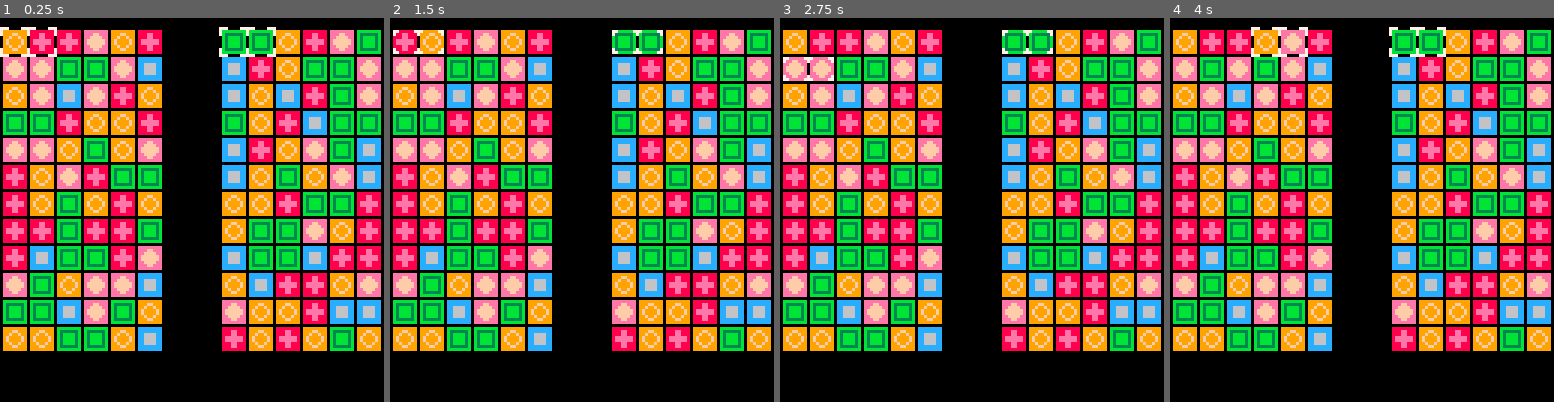
Above: before the commit, frames 1-4 (left to right).
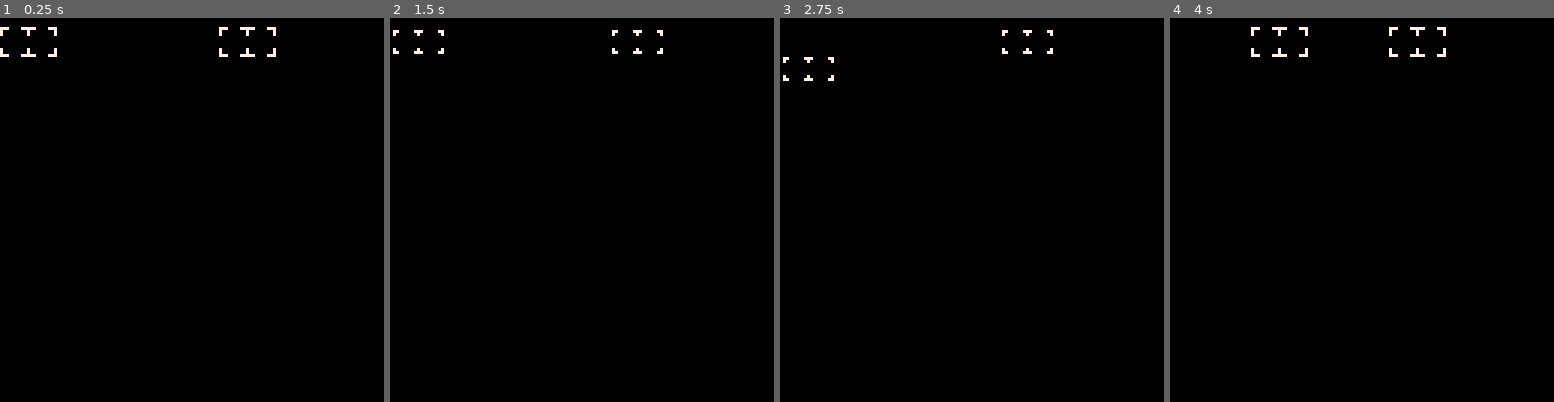
Above: after the commit, the same moments.

Repository: stevelavietes/pico8carts
Game: PICO-8 cartridge pa.p8
Same seed, same stepped clock (60 frames per second), same inputs: the game is played once before the commit and once after it.
Inputs:
- Up to frame 1 (0.25 s): no input
- Up to frame 2 (1.5 s): tap O (Z key) at 0.33, 0.7, 1.43 s
- Up to frame 3 (2.75 s): hold Left 1.97-2.37 s; tap O (Z key) at 2.22 s; hold Down from 2.42 s (still down)
- Up to frame 4 (4 s): release Down at 2.82 s; hold Right 2.87-3.53 s; tap O (Z key) at 3.1, 3.98 s; hold Up from 3.58 s (still down)

The runs differ from the first frame. In frame 1, 56% of the frame differs, in the area x 0-100%, y 3-87%; in frame 2, 56%; in frame 3, 56%; in frame 4, 56%.

Commit message:
Saved 30 characters by using a local.

Diff:
--- a/pa.p8
+++ b/pa.p8
@@ -10,13 +10,14 @@
   local r = {}
   for j = 1, w do
    r[j] = {}
-   r[j].t = flr(rnd(5) + 1)
+			local n = flr(rnd(5) + 1)
    if j > 2 then
-   	if r[j].t == r[j-1].t and r[j].t == r[j-2].t then
-					r[j].t = r[j].t + 1
-					if r[j].t > g.l_b then
-						r[j].t = g.f_b
+   	if n == r[j-1].t and n == r[j-2].t then
+					n += 1
+					if n > g.l_b then
+						n = g.f_b
 					end
+					r[j].t = n
    	end
   	end
 
